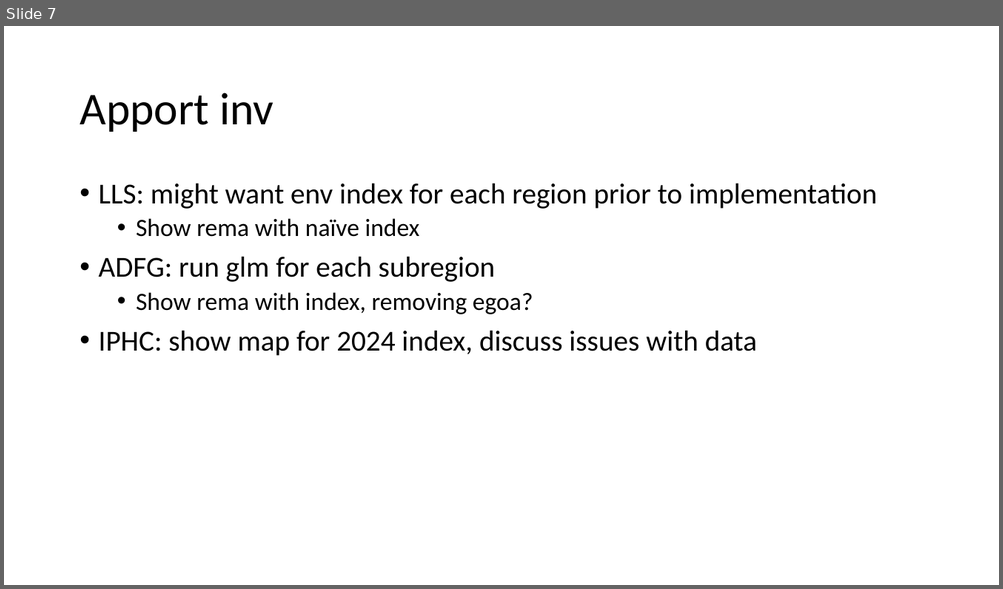
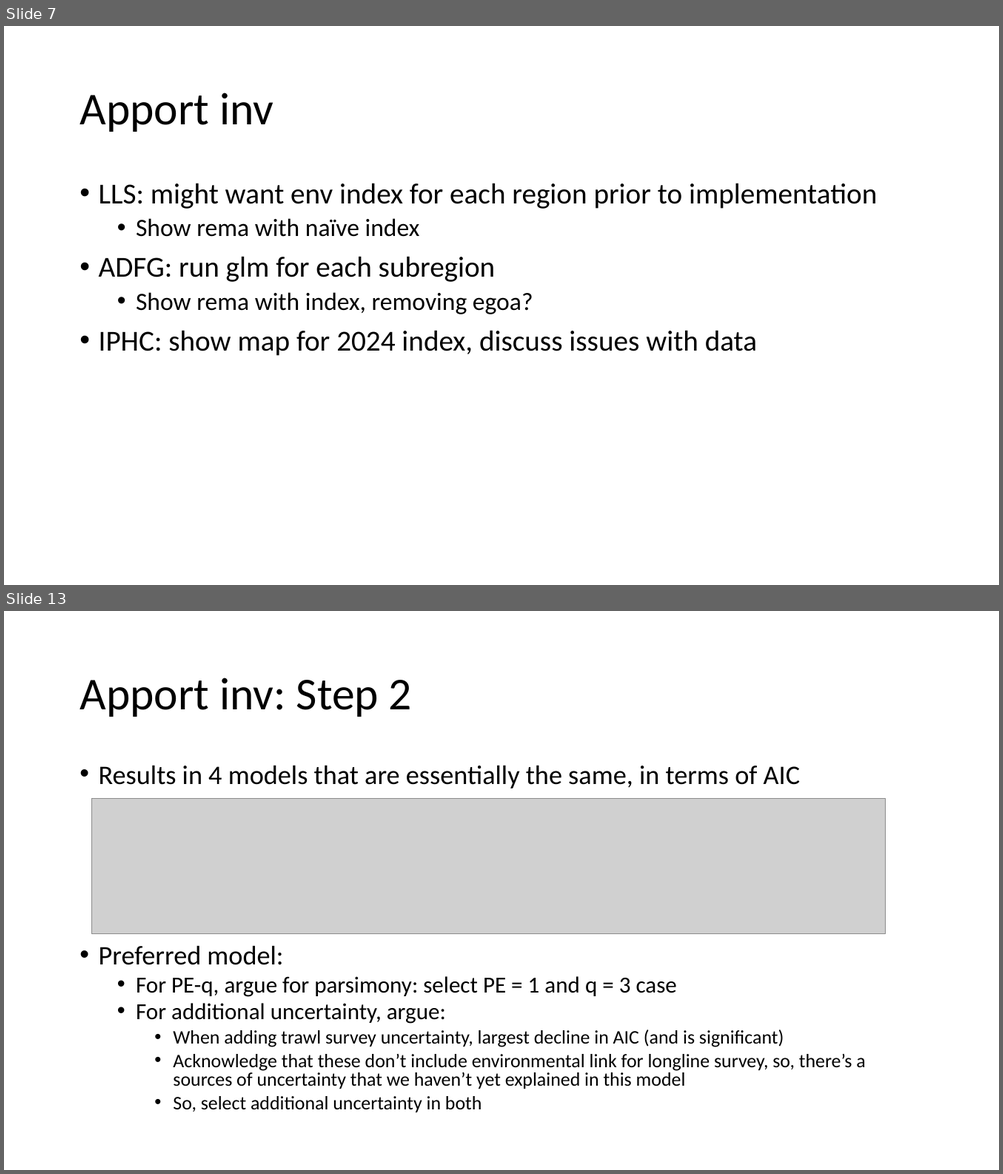
Before and after one commit to pete-hulson/goa_pcod, a slide deck: 2024/presentation/sept_pt/sept_pt_notes.pptx. Shown one above the other, each under a label of ours: slide 7 before the commit, slides 7 and 13 after it; the slides between them are not shown. The pictures are 1003x589 and 1003x1174 pixels, drawn with LibreOffice and Linux fonts; fonts in the diff are those of the drawing; grey boxes stand for pictures. Boxes give left, top, right and bottom in pixels: in the first picture for what was removed or moved away, otherwise in the second. Text is boxed around its words. In the diff, an @@ line names an element or a change of style, - is before the commit and + after.

Commit message:
add apport results and disc

```diff
--- a/2024/presentation/sept_pt/sept_pt_notes.pptx
+++ b/2024/presentation/sept_pt/sept_pt_notes.pptx
@@ slide 13 added at box(4, 611, 999, 1170), background #FFFFFF @@
@@ title added at box(79, 678, 412, 717), 44 pt, text #000000 @@
+Apport inv: Step 2
@@ text added at box(99, 765, 865, 1113), 18.5 pt, text #000000 @@
+• Results in 4 models that are essentially the same, in terms of AIC
+• Preferred model:
+  • For PE-q, argue for parsimony: select PE = 1 and q = 3 case
+  • For additional uncertainty, argue:
+    • When adding trawl survey uncertainty, largest decline in AIC (and is significant)
+    • Acknowledge that these don’t include environmental link for longline survey, so, there’s a sources of uncertainty that we haven’t yet explained in this model
+    • So, select additional uncertainty in both
@@ picture added at box(92, 798, 885, 934) @@
```
Also in this commit, not shown: 12 other slides added, 2 other files.
